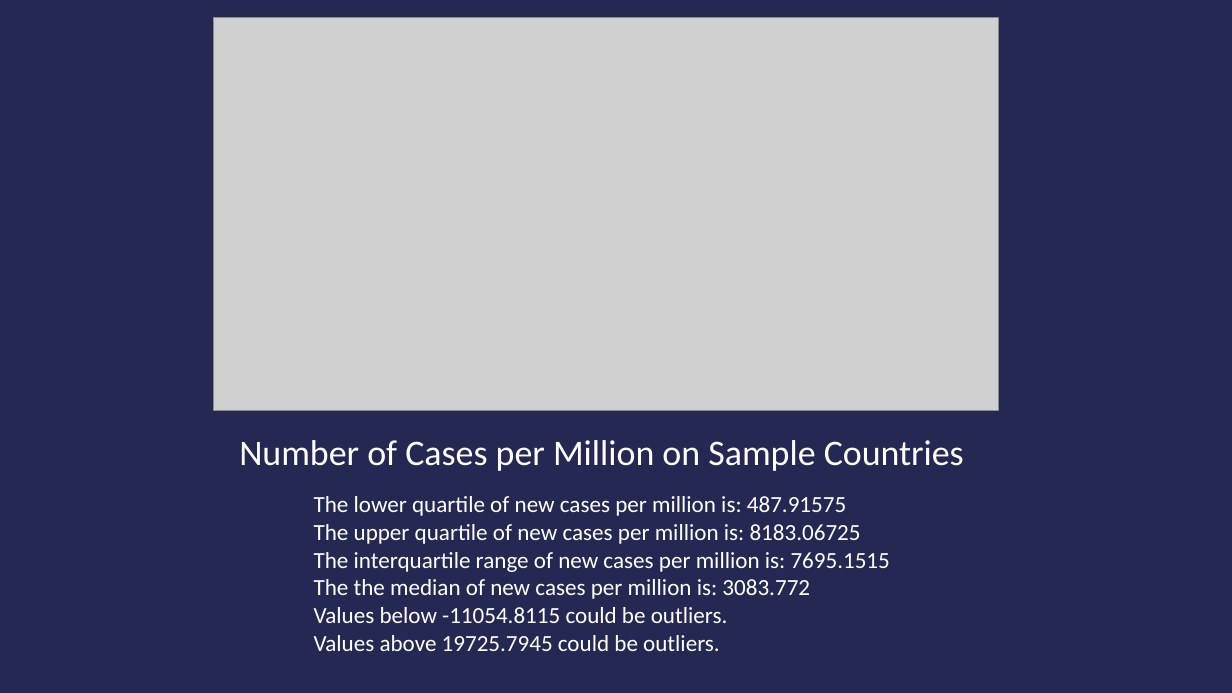
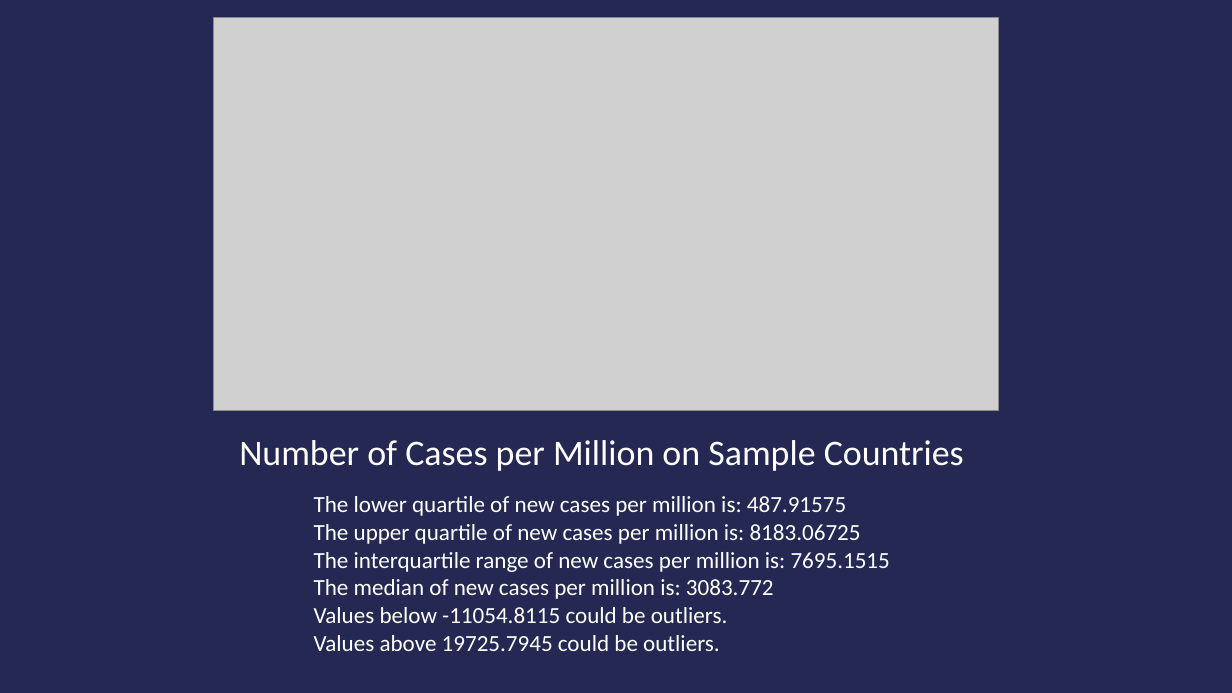
Before and after one commit to CanadianLatin/Project-1, a slide deck: slide 15 of Project1_Presentation.pptx. Drawn at 1232x693 pixels with LibreOffice and Linux fonts; fonts in the diff are those of the drawing; grey boxes stand for pictures. Boxes give left, top, right and bottom in pixels: in the first picture for what was removed or moved away, otherwise in the second. Text is boxed around its words. In the diff, an @@ line names an element or a change of style, - is before the commit and + after.

```diff
--- a/Project1_Presentation.pptx
+++ b/Project1_Presentation.pptx
@@ text at [314, 579, 774, 599]: text changed @@
-The the median of new cases per million is: 3083.772
+The median of new cases per million is: 3083.772
```
Also in this commit, not shown: 1 slide added, 6 other files.
